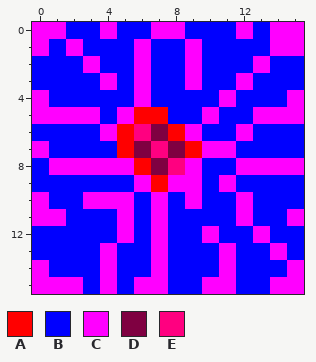
Pixel-art sprite -- VEDA PBR PACK/textures/blocks/pumpkin_top_m.png. This is how it looked before the edit.
The file is 16x16 pixels.
Palette (. is transparent): A #ff0000  B #0000ff  C #ff00ff  D #7f0041  E #ff0080
Pixels before, first column x 0:
 0 CCBBCBBCCBBBCBCC
 1 CBCBBBCBBCBBBBCC
 2 BBBCBBCBBCBBBCBB
 3 BBBBCBCBBCBBCBBB
 4 CBBBBBCBBBBCBBBC
 5 CCCCBCAABBCBBCCC
 6 BBBBCAEDACBBCBBB
 7 CBBBBADEDACCBBBB
 8 BCCCCCADECBBCCCC
 9 BBBBBBCACCBCBBBB
10 CBBCCCBCBCBBCBBB
11 CCBBBCBCBBBBCBBC
12 BBBBBCBCBBCBBCBB
13 BBBBCBBCBBBCBBCB
14 CBBBCBBCBBBCBBBC
15 CCCBCBCCBBCCBBCC
After the commit:
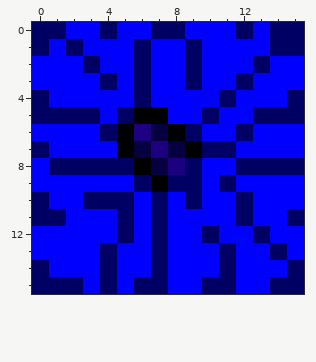
What changed:
{"colour":"A","old":"#ff0000","new":"#000000"}
{"colour":"C","old":"#ff00ff","new":"#000064"}
{"colour":"D","old":"#7f0041","new":"#060041"}
{"colour":"E","old":"#ff0080","new":"#1c0080"}
{"label":"changed","picture_box":[32,22,304,294]}
